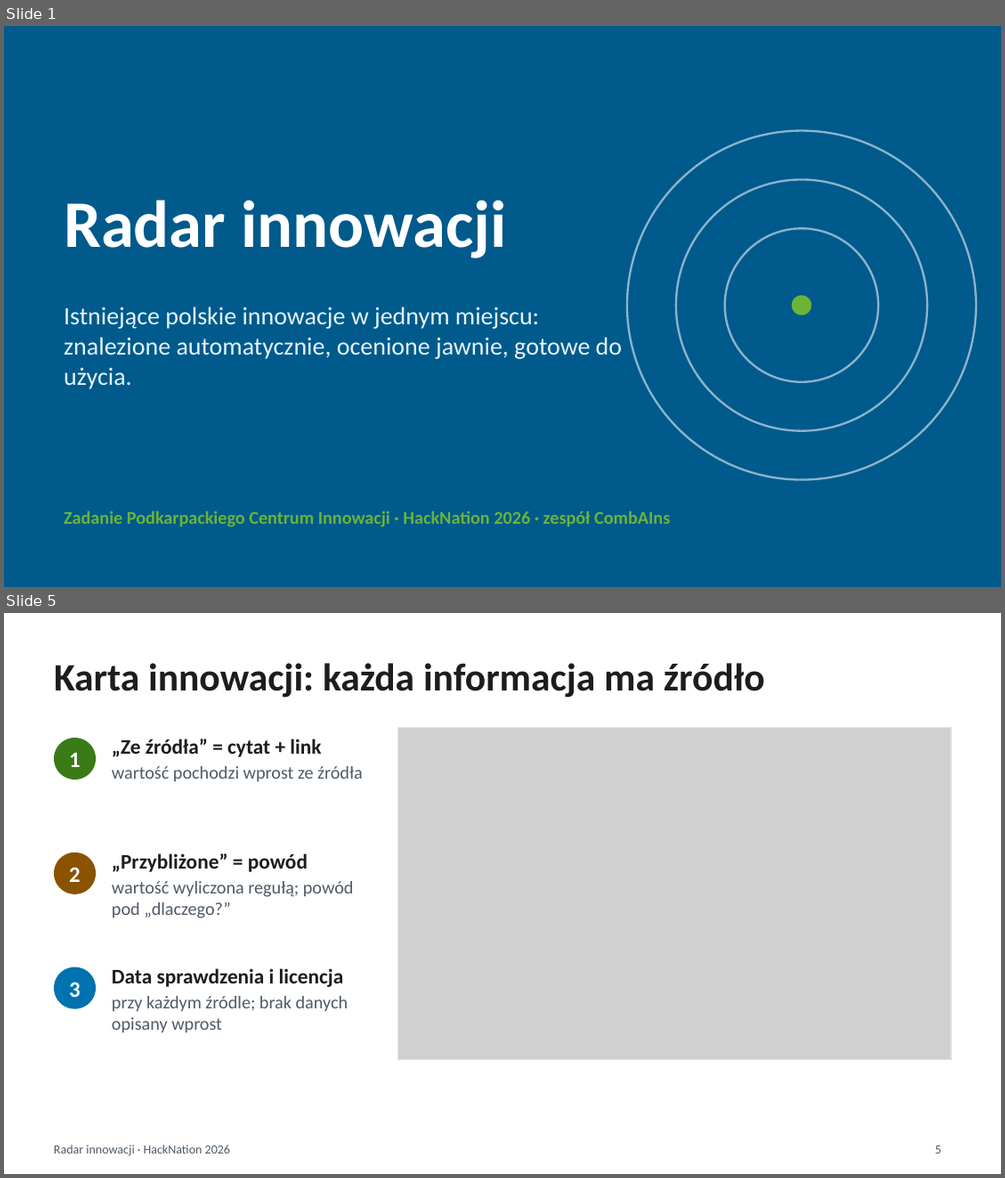
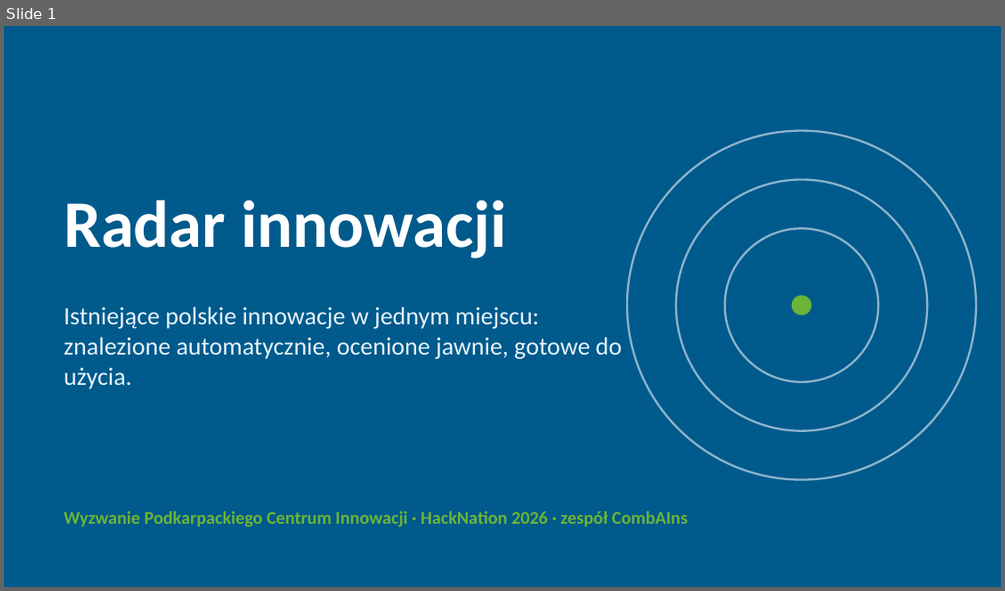
Before and after one commit to FilipLangiewicz/InnovationHub, a slide deck: docs/presentation/Radar_innowacji.pptx. Shown one above the other, each under a label of ours: slides 1 and 5 before the commit, slide 1 after it; the slides between them are not shown. The pictures are 1005x1178 and 1005x591 pixels, drawn with LibreOffice and Linux fonts; fonts in the diff are those of the drawing; grey boxes stand for pictures. Boxes give left, top, right and bottom in pixels: in the first picture for what was removed or moved away, otherwise in the second. Text is boxed around its words. In the diff, an @@ line names an element or a change of style, - is before the commit and + after.

Commit message:
Make the presentation simpler and add the team slide (#59)
Remove the footers and the icon circles, explain the abbreviations at first use,
join the search and card slides and add the team with photos and LinkedIn.

```diff
--- a/docs/presentation/Radar_innowacji.pptx
+++ b/docs/presentation/Radar_innowacji.pptx
@@ slide 5 removed at (4,613,1001,1174), background #FFFFFF @@
@@ title removed at (54,663,765,698) @@
-Karta innowacji: każda informacja ma źródło
@@ ellipse removed at (54,738,96,779) @@
@@ text removed at (112,738,363,782) @@
-„Ze źródła” = cytat + link
-wartość pochodzi wprost ze źródła
@@ picture removed at (397,728,951,1060) @@
@@ rectangle removed at (397,728,951,1060) @@
@@ text removed at (69,753,81,767) @@
-1
@@ ellipse removed at (54,852,96,894) @@
@@ text removed at (69,867,81,882) @@
-2
@@ text removed at (112,853,354,918) @@
-„Przybliżone” = powód
-wartość wyliczona regułą; powód pod „dlaczego?”
@@ ellipse removed at (54,967,96,1009) @@
@@ text removed at (69,981,81,997) @@
-3
@@ text removed at (112,968,348,1033) @@
-Data sprawdzenia i licencja
-przy każdym źródle; brak danych opisany wprost
@@ text removed at (54,1144,230,1156) @@
-Radar innowacji · HackNation 2026
@@ page number removed at (935,1145,941,1153) @@
-5
@@ slide 1 changed as well @@
@@ text at (64,511,688,527): text changed @@
-Zadanie Podkarpackiego Centrum Innowacji · HackNation 2026 · zespół CombAIns
+Wyzwanie Podkarpackiego Centrum Innowacji · HackNation 2026 · zespół CombAIns
```
Also in this commit, not shown: 7 other slides changed, 2 slides added, 1 other slide removed, 6 other files.
